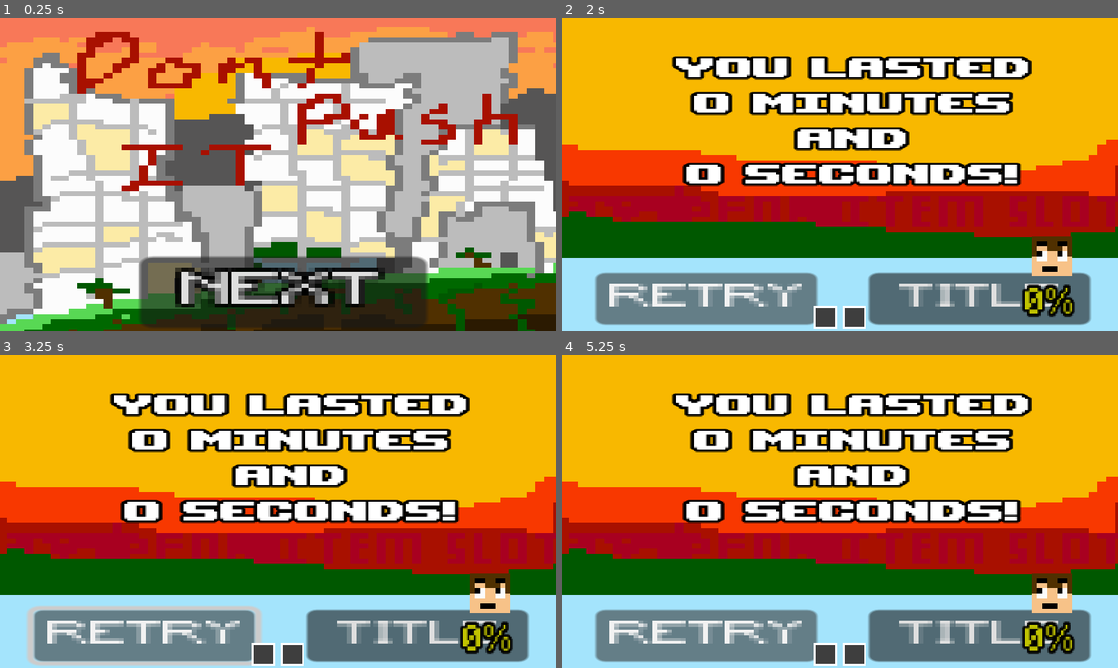
Above: before the commit, frames 1-4 (two rows, left to right).
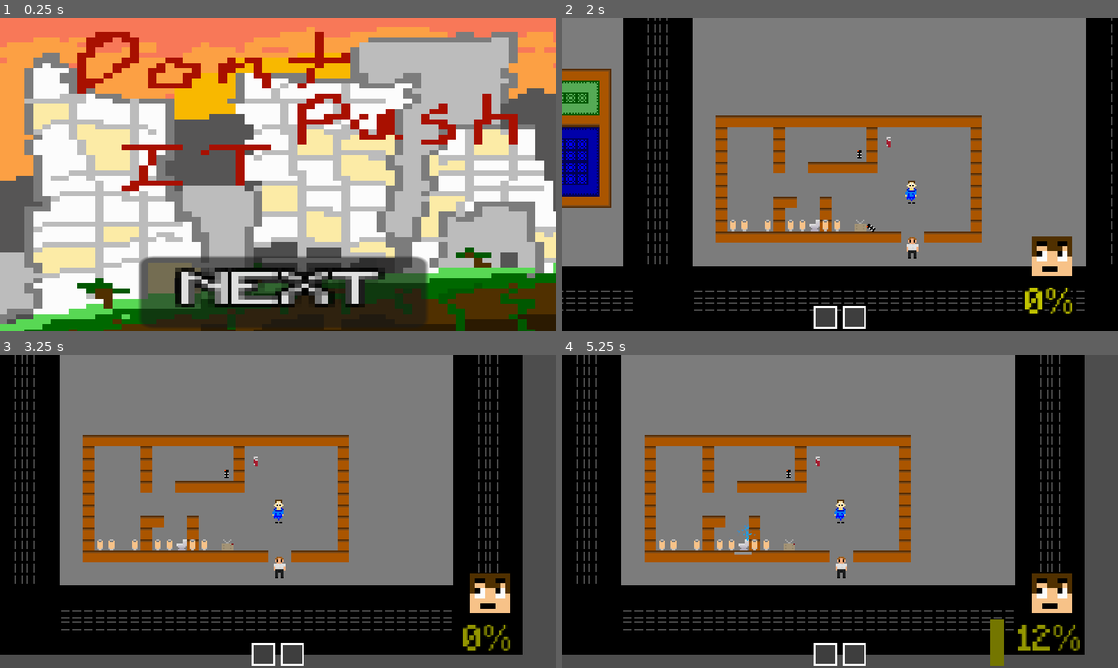
Above: after the commit, the same moments.

Repository: Miles-Miles2/MicroJam_RETRO
Game: Godot game, scene res://scenes/title.tscn
Same seed, same stepped clock (60 frames per second), same inputs: the game is played once before the commit and once after it.
Inputs (mouse positions are in pixels of both pictures, inside the frame that each line leads up to):
- Up to frame 1 (0.25 s): no input
- Up to frame 2 (2 s): click "RETRY" (after the commit: "NEXT") at 0.5 s; click "RETRY" (after the commit: "START") at 1.25 s
- Up to frame 3 (3.25 s): click (144, 636) at 2 s, where only the run before the commit has a clickable "RETRY"; click (144, 636) at 2.75 s, where only the run before the commit has a clickable "RETRY"
- Up to frame 4 (5.25 s): click (706, 636) at 3.5 s, where only the run before the commit has a clickable "RETRY"; click (979, 636) at 4.25 s, where only the run before the commit has a clickable "TITLE"; click (706, 636) at 5 s, where only the run before the commit has a clickable "RETRY"

The runs differ from the first frame. In frame 1, 1.1% of the frame differs, in the area x 1-68%, y 71-98%; in frame 2, 97%; in frame 3, 98%; in frame 4, 98%, in the area x 0-100%, y 0-100%.

Commit message:
haha that last push broke the game but dont worry i fix it

Diff:
--- a/project.godot
+++ b/project.godot
@@ -19,7 +19,6 @@
 
 GlobalProgressBar="*res://scripts/progress_bar.gd"
 Music="*res://scenes/music.tscn"
-Gameover="*res://scenes/gameover.tscn"
 
 [display]
 
--- a/scenes/title.tscn
+++ b/scenes/title.tscn
@@ -1,10 +1,9 @@
-[gd_scene load_steps=6 format=3 uid="uid://sikvgb81hhos"]
+[gd_scene load_steps=5 format=3 uid="uid://sikvgb81hhos"]
 
 [ext_resource type="Texture2D" uid="uid://dtyjbqw4m2cm4" path="res://Assets/Sprites/Back Ground_0_0.png" id="1_x43qq"]
 [ext_resource type="FontFile" uid="uid://b6r1i3o53ider" path="res://Assets/Minecraft.ttf" id="2_nbdrx"]
 [ext_resource type="Script" path="res://scripts/button.gd" id="3_5msle"]
 [ext_resource type="AudioStream" uid="uid://bvgchvx0n8r" path="res://Assets/Audio/arcade-game-retro-8-bit-big-shot-1-smartsound-fx-1-00-00.mp3" id="4_iujwn"]
-[ext_resource type="AudioStream" uid="uid://b5udbgxf7tlln" path="res://Assets/Audio/music.mp3" id="5_n3ys5"]
 
 [node name="Title" type="Node2D"]
 
@@ -43,10 +42,5 @@
 [node name="Timer" type="Timer" parent="Button"]
 wait_time = 0.5
 
-[node name="AudioStreamPlayer2D" type="AudioStreamPlayer2D" parent="."]
-stream = ExtResource("5_n3ys5")
-autoplay = true
-bus = &"Music"
-
 [connection signal="pressed" from="Button" to="Button" method="_on_pressed"]
 [connection signal="timeout" from="Button/Timer" to="Button" method="_on_timer_timeout"]
